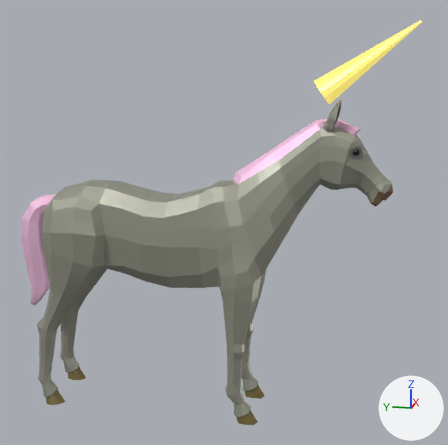
Renders of the glTF model assets/models/cc0_unicorn.glb from each side of a commit.
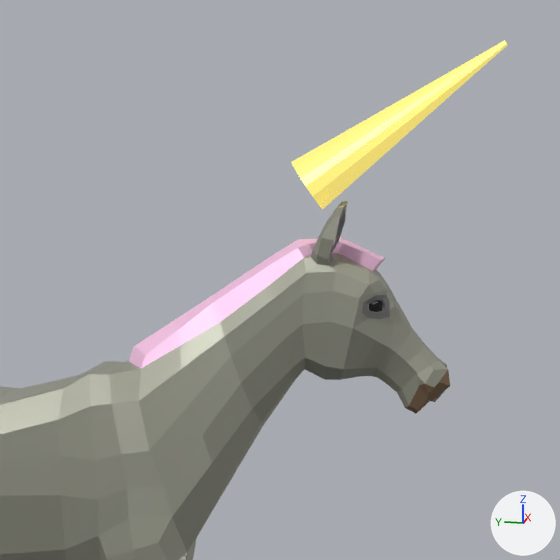
There are two pictures of each version: one whole from a camera (50 mm lens) standing at (-8.84, -2.82, 5.23) and looking at (0.07, -1.04, 3.0), one close up on the part from 38% to 100% of the width and 0% to 63% of the height. Lighting does not change. The marker at lower right points along +X, +Y and +Z. The last two pictures show the newer version. Where no turn or scale is listed for an object, it has been applied to the vertices. Vertices at exactly the same position are counted once.

The first close-up shows 'Horse', 'UnicornHorn'.
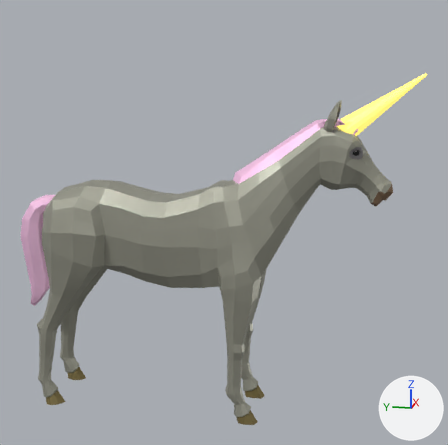
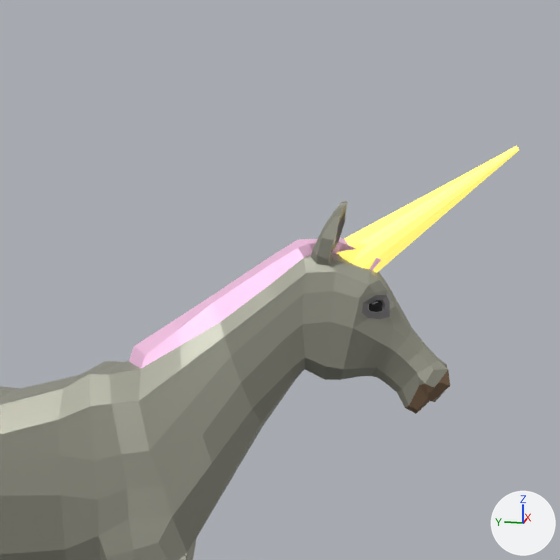
Edits to the scene script, one JSON object a line:
```json
{"op": "add", "block": "img_tex_mat_unicornatlas_emit", "code": ["img_tex_mat_unicornatlas_emit = load_image('Tex_Mat_UnicornAtlas_Emit', '_unpacked/Tex_Mat_UnicornAtlas_Emit', 128, 128, 'sRGB')"]}
{"op": "add", "block": "img_tex_mat_unicornatlas_orm", "code": ["img_tex_mat_unicornatlas_orm = load_image('Tex_Mat_UnicornAtlas_ORM', '_unpacked/Tex_Mat_UnicornAtlas_ORM', 128, 128, 'Non-Color')"]}
{"op": "add", "block": "img_tex_mat_unicornatlas_col", "code": ["img_tex_mat_unicornatlas_col = load_image('Tex_Mat_UnicornAtlas_Col', '_unpacked/Tex_Mat_UnicornAtlas_Col', 128, 128, 'sRGB')"]}
{"op": "add", "block": "mat_mat_unicornatlas", "code": ["mat_mat_unicornatlas = bpy.data.materials.new('Mat_UnicornAtlas')", "# uses the picture img_tex_mat_unicornatlas_col", "# uses the picture img_tex_mat_unicornatlas_emit", "# uses the picture img_tex_mat_unicornatlas_orm"]}
{"block": "me_horse", "where": "# used by ob_horse; location = (0.0, 0.0, 0.0)"}
{"op": "remove", "block": "me_horse", "code": "me_horse.from_pydata(...)  # 1093 vertices, 2182 faces; spans x -0.7..0.7, y -3.45..2.22, z -0.01..4.81"}
{"op": "remove", "block": "me_horse", "code": "me_horse.materials.append(mat_muzzle)  # brown #897058"}
{"op": "remove", "block": "me_horse", "code": "me_horse.materials.append(mat_hooves)  # yellow #847749"}
{"op": "remove", "block": "me_horse", "code": "me_horse.materials.append(mat_main_light)  # grey #848183"}
{"op": "remove", "block": "me_horse", "code": "me_horse.materials.append(mat_eye_black)  # black #141414"}
{"op": "remove", "block": "me_horse", "code": "me_horse.materials.append(mat_eye_white)  # grey #a8a8a8"}
{"op": "add", "block": "me_horse", "code": "me_horse.from_pydata(...)  # 1125 vertices, 2242 faces; spans x -0.7..0.7, y -3.8..2.22, z -0.01..5.19"}
{"block": "me_horse", "change": "me_horse part 1: a new loose piece of 32 vertices spanning x -0.19..0.2, y -3.8..-2.43, z 4.1..5.19, in mat_mat_unicornatlas"}
{"block": "me_horse", "change": "me_horse part 2: 1592 faces spanning x -0.7..0.7, y -3.43..1.94, z 0.09..4.81 switch from mat_main (grey #a1a193) to mat_mat_unicornatlas"}
{"block": "me_horse", "change": "me_horse part 3: 254 faces spanning x -0.22..0.22, y -2.97..2.22, z 1.45..4.58 switch from mat_hair (pink #ffceef) to mat_mat_unicornatlas"}
{"op": "remove", "block": "ob_unicornhorn", "code": ["ob_unicornhorn = bpy.data.objects.new('UnicornHorn', me_cone)", "ob_unicornhorn.location = (0.001, -2.421, 4.926)"]}
```

What differs and where, as boxes [x1, y1, x2, y2] in the close-ups (560 x 560 px):
```json
{"object": "Horse", "change": "reshaped", "before": [0, 201, 450, 560], "after": [0, 146, 519, 560]}
{"object": "UnicornHorn", "change": "deleted", "before": [291, 40, 507, 209], "on screen": "yellow"}
{"part": 1, "of": "me_horse", "change": "added", "after": [336, 146, 519, 273], "on screen": "yellow"}
{"part": 2, "of": "me_horse", "change": "edited", "before": [0, 201, 448, 560], "after": [0, 201, 448, 560], "on screen": "looks the same"}
{"part": 3, "of": "me_horse", "change": "edited", "before": [129, 238, 382, 369], "after": [129, 238, 382, 369], "on screen": "looks the same"}
```
